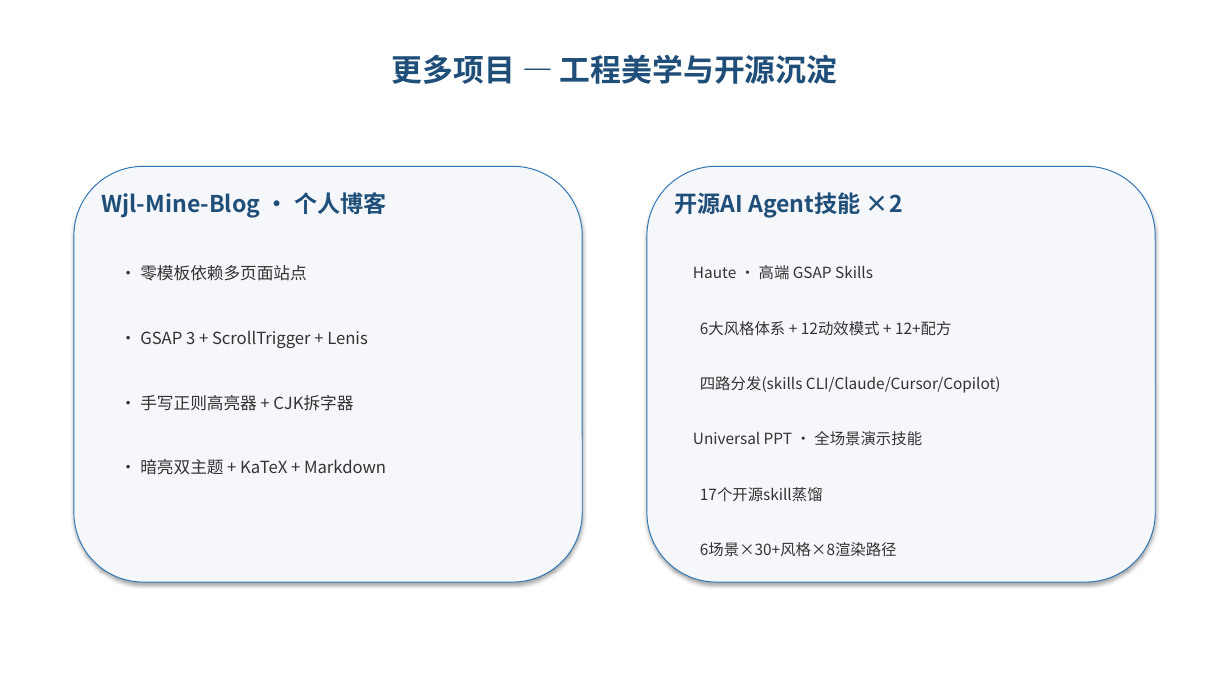
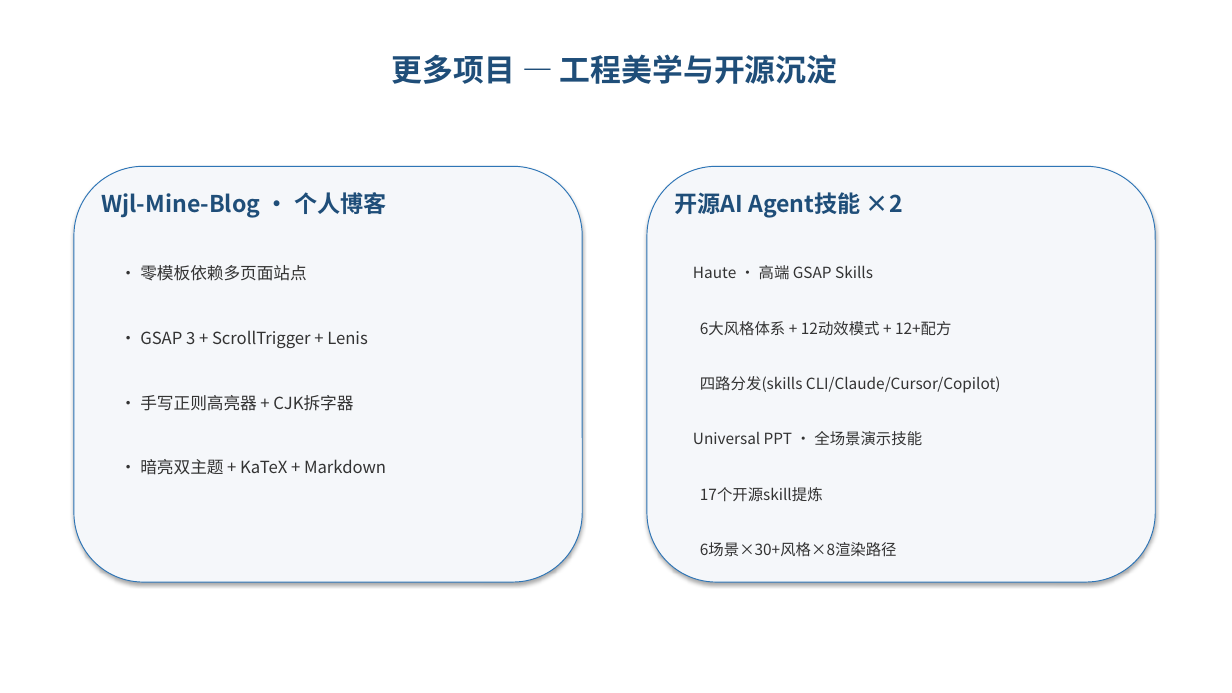
Before and after one commit to WJLGraph/universal-ppt-skills, a slide deck: slide 7 of example/deepseek harness_LongCat-2.5-Preview_个人信息介绍.pptx. Drawn at 1232x693 pixels with LibreOffice and Linux fonts; fonts in the diff are those of the drawing. Boxes give left, top, right and bottom in pixels: in the first picture for what was removed or moved away, otherwise in the second. Text is boxed around its words. In the diff, an @@ line names an element or a change of style, - is before the commit and + after.

Commit message:
替换 example deck 讲稿中的「蒸馏」为「提炼」

```diff
--- a/example/deepseek harness_LongCat-2.5-Preview_个人信息介绍.pptx
+++ b/example/deepseek harness_LongCat-2.5-Preview_个人信息介绍.pptx
@@ text at [700, 487, 823, 501]: text changed @@
-17个开源skill蒸馏
+17个开源skill提炼
```
Also in this commit, not shown: 3 other files.
